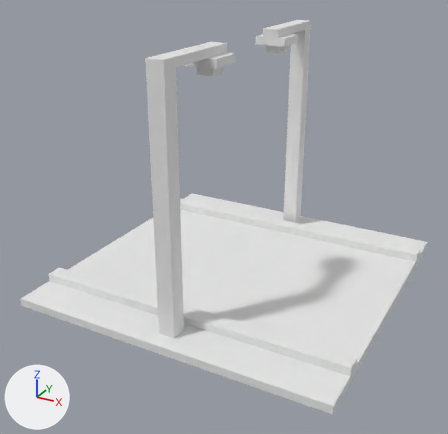
The OBJ model Unity/CityBuilder/Assets/Models/Roads/road1/road1.obj, before and after one commit.
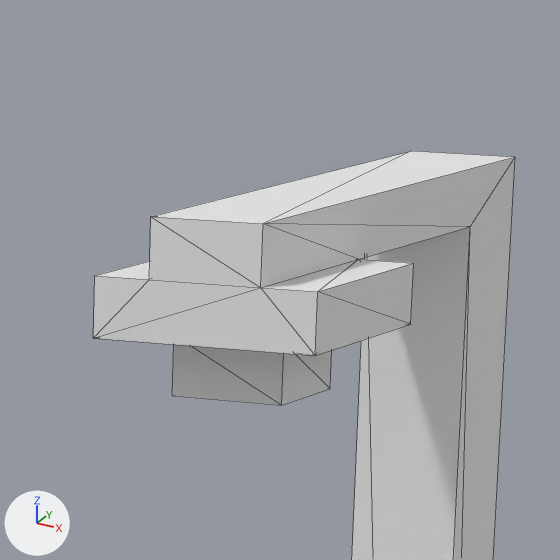
Each version is shown whole from a camera (50 mm lens) standing at (3.33, -6.54, 4.05) and looking at (-0.08, -0.34, 0.96), then close up on the part from 54% to 71% of the width and 0% to 17% of the height. Every picture has the same lights, and +X, +Y and +Z are marked at lower left. The close-ups show mesh edges as thin lines. Where no turn or scale is listed for an object, it has been applied to the vertices. Vertices at the same position are counted once.

Objects in the first close-up: 'Untitled'.
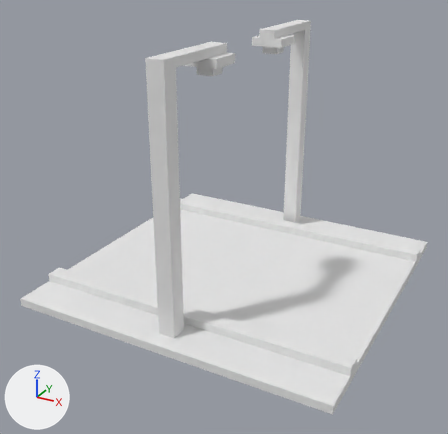
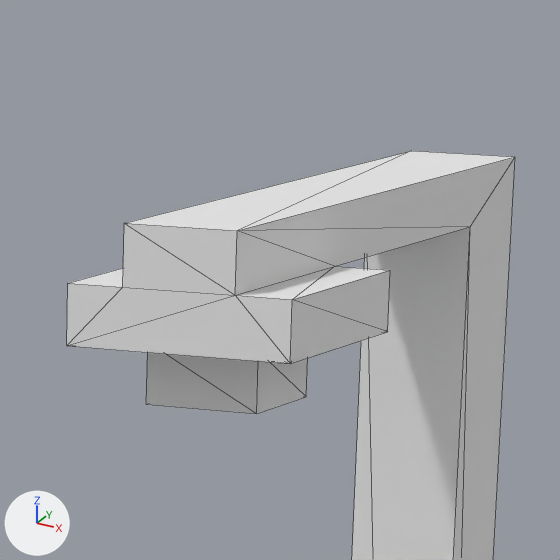
Pixel boxes [x1, y1, x2, y2] of what changed, in the close-ups (560 x 560 px; the box of a moved part takes in the faces that stretch with it):
'Untitled', reshaped: before [93, 151, 515, 560]; after [67, 151, 515, 560]
part 1 of me_untitled, moved or reshaped: before [93, 151, 515, 405]; after [67, 151, 515, 414]

The change, as a list of edits to the scene's bpy script:
```text
Change me_untitled:
    where me_untitled.from_pydata(...)  # 120 vertices, 236 faces; spans x -2.0..2.0, y -2.0..2.0, z 0.0..3.1
    used by ob_untitled; location = (0.0, 0.0, 0.0)
    me_untitled part 1: all 22 vertices in x -0.2..0.2, y 0.7..1.1, z 2.8..3.1 are moved by (0.0, -0.1, 0.0)
```
